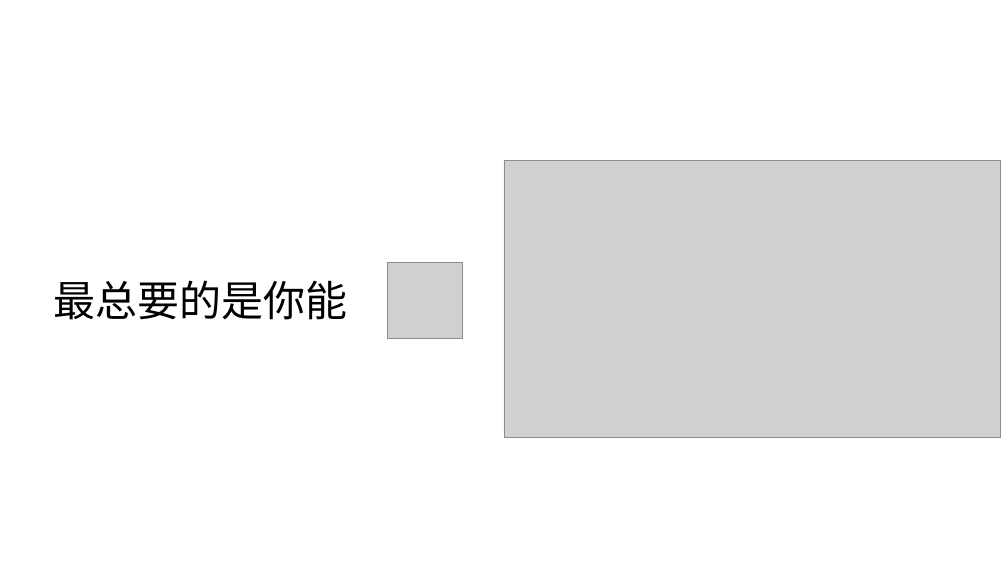
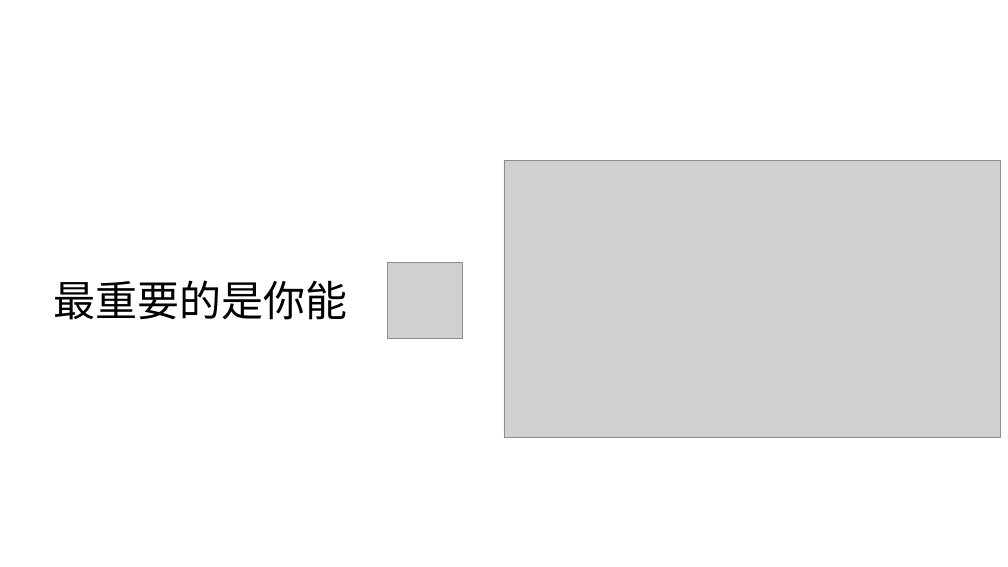
Before and after one commit to zjyesir/hmc_data_structure, a slide deck: slide 4 of 1绪论.pptx. Drawn at 1008x567 pixels with LibreOffice and Linux fonts; fonts in the diff are those of the drawing; grey boxes stand for pictures; background and template pictures are left out. Boxes give left, top, right and bottom in pixels: in the first picture for what was removed or moved away, otherwise in the second. Text is boxed around its words. In the diff, an @@ line names an element or a change of style, - is before the commit and + after.

```diff
--- a/1绪论.pptx
+++ b/1绪论.pptx
@@ text at [53, 280, 347, 320]: text changed @@
-最总要的是你能
+最重要的是你能
```
Also in this commit, not shown: 10 other slides changed, 6 slides added, 4 slides removed, 3 other files.
